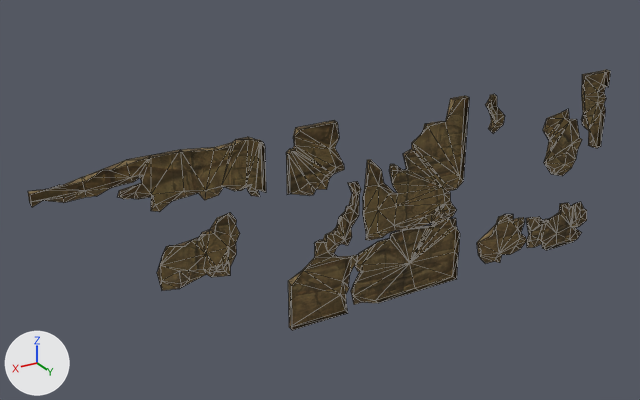
Before and after pictures for a commit that changed the OBJ model sceneobjs/aiji_yewai_14/aiji_yewai_14_floor_02b.obj.
The view is the same before and after, from a 50 mm camera at (854.0, 1244.0, 678.0) aimed at (71.0, -61.0, 25.0). Every picture has the same lights, and +X, +Y and +Z are marked at lower left. Mesh edges are drawn as thin lines. Where no turn or scale is listed for an object, it has been applied to the vertices.

Names of what the first picture shows: 'aiji_yewai_14_floor_02b'.
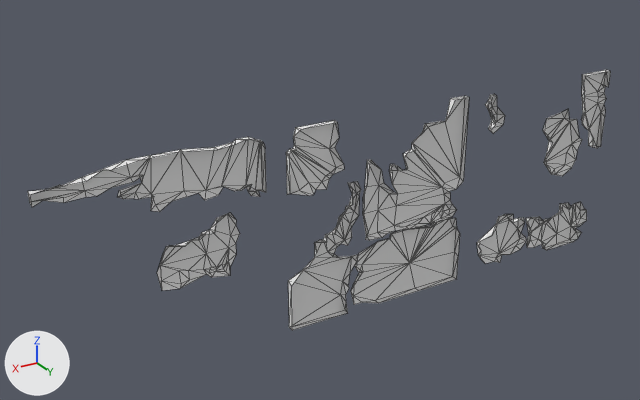
Pixel boxes [x1, y1, x2, y2] of what changed, in the pictures (640 x 400 px):
'aiji_yewai_14_floor_02b', recoloured (brown to grey): [28, 70, 611, 330] in both

The change, as a diff of the scene's bpy script:
```diff
--- a/sceneobjs/aiji_yewai_14/aiji_yewai_14_floor_02b.obj.py
+++ b/sceneobjs/aiji_yewai_14/aiji_yewai_14_floor_02b.obj.py
@@ mat_material_1_1 @@
+mat_material_1_1 = principled_material('material_1')
+mat_material_1_1.base_color = (0.8, 0.8, 0.8)  # white #e7e7e7
+mat_material_1_1.roughness = 1.0
@@ me_aiji_yewai_14_floor_02b @@
 me_aiji_yewai_14_floor_02b.from_pydata(...)  # 565 vertices, 818 faces; spans x -602.0..602.0, y -13.0..0.0, z -194.0..194.0
-me_aiji_yewai_14_floor_02b.materials.append(mat_material_1)  # picture img_aiji_yewai_14_floor_02a_01_png
+me_aiji_yewai_14_floor_02b.materials.append(mat_material_1_1)  # white #e7e7e7
```
